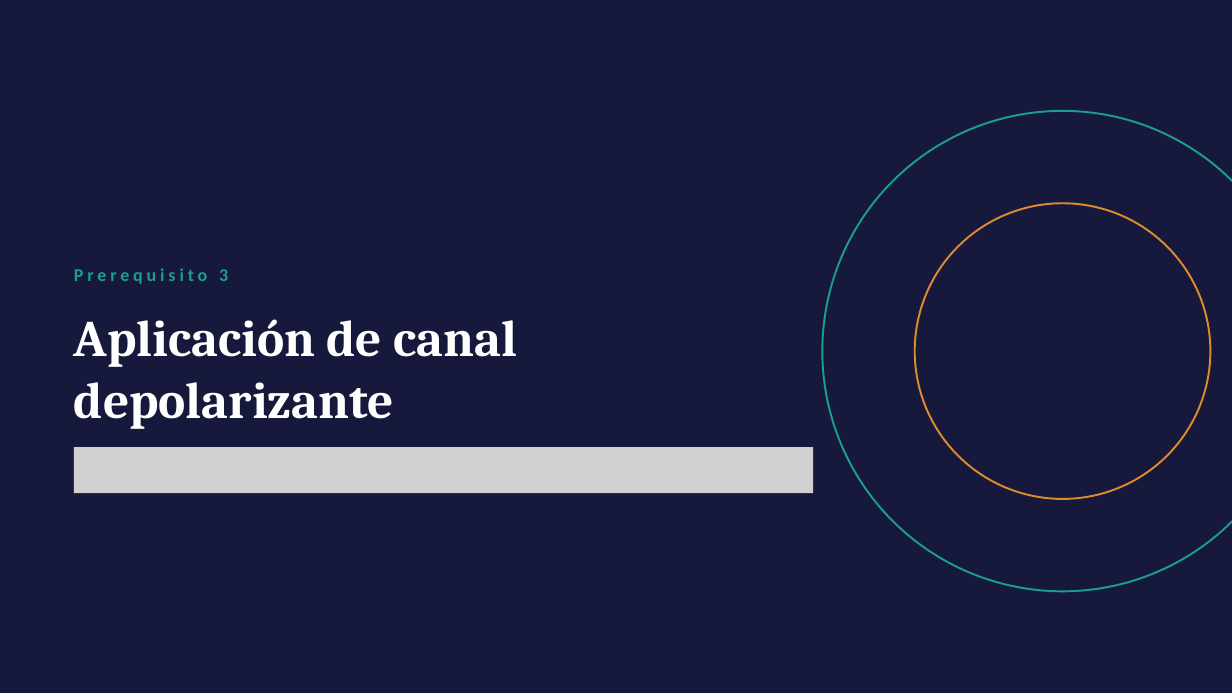
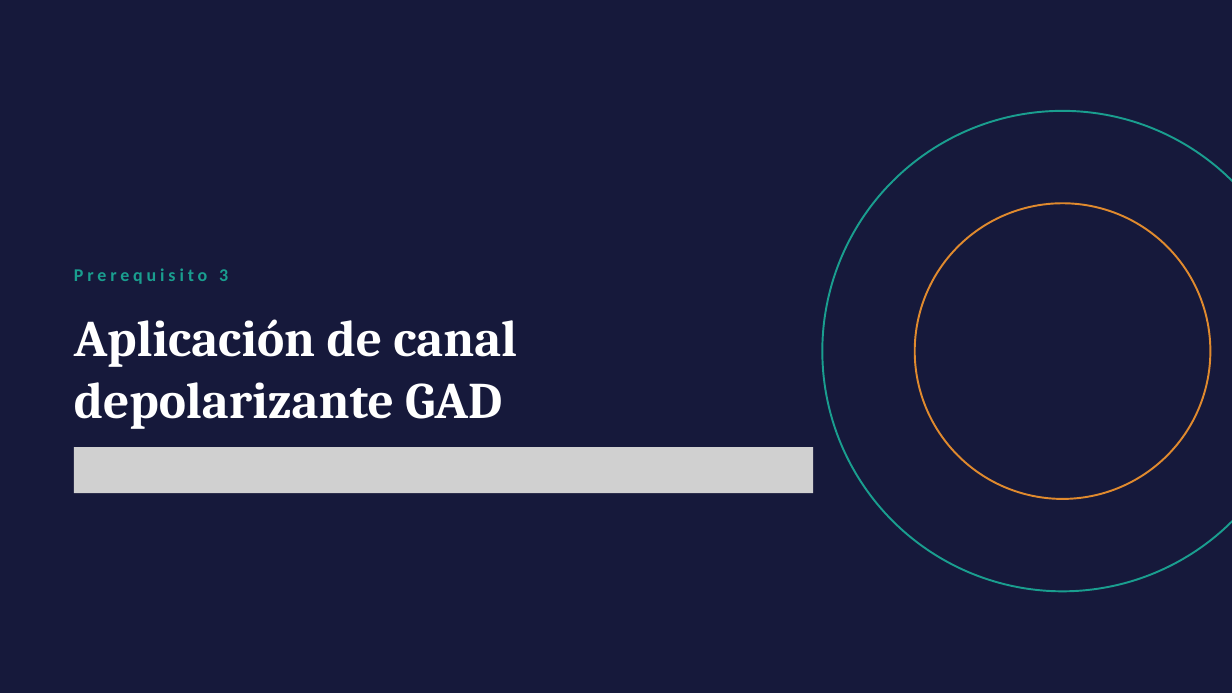
Before and after one commit to tomasSiSa18/TesisPregrado, a slide deck: slide 18 of PresentacionSemana8/PresentacionSemana8.pptx (slide 16 before the commit). Drawn at 1232x693 pixels with LibreOffice and Linux fonts; fonts in the diff are those of the drawing; grey boxes stand for pictures. Boxes give left, top, right and bottom in pixels: in the first picture for what was removed or moved away, otherwise in the second. Text is boxed around its words. In the diff, an @@ line names an element or a change of style, - is before the commit and + after.

```diff
--- a/PresentacionSemana8/PresentacionSemana8.pptx
+++ b/PresentacionSemana8/PresentacionSemana8.pptx
@@ text at box(74, 319, 517, 429): text changed @@
-Aplicación de canal depolarizante
+Aplicación de canal depolarizante GAD
```
Also in this commit, not shown: 10 other slides changed, 4 slides added.
